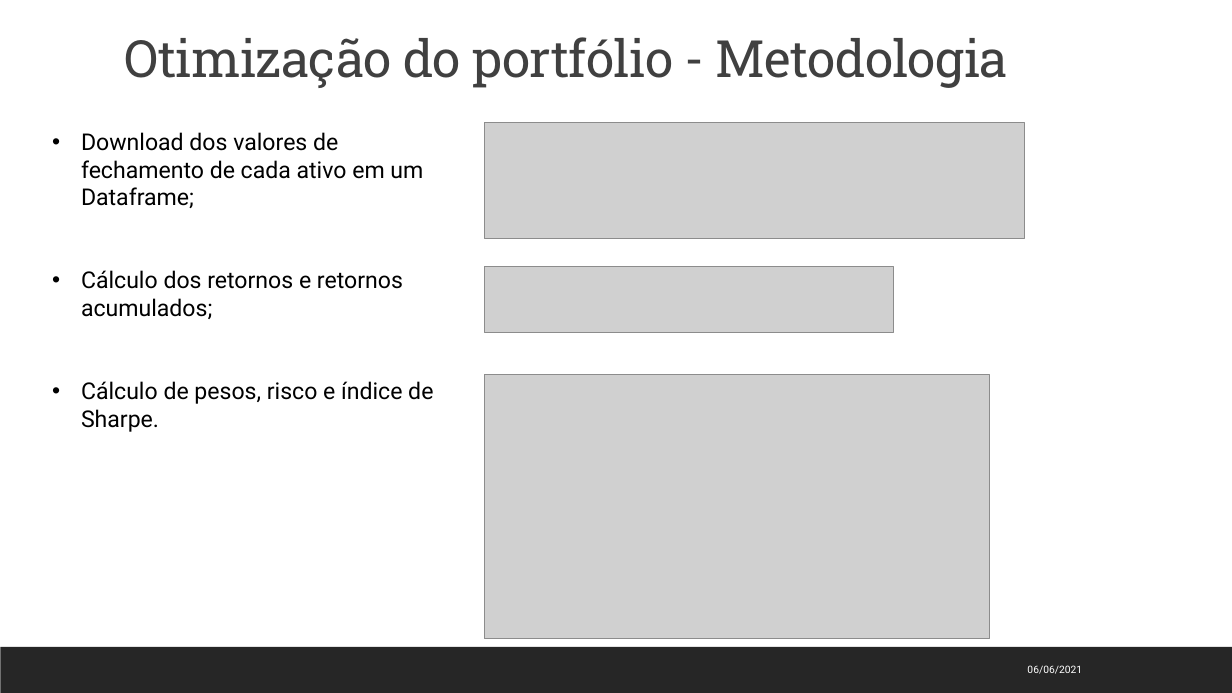
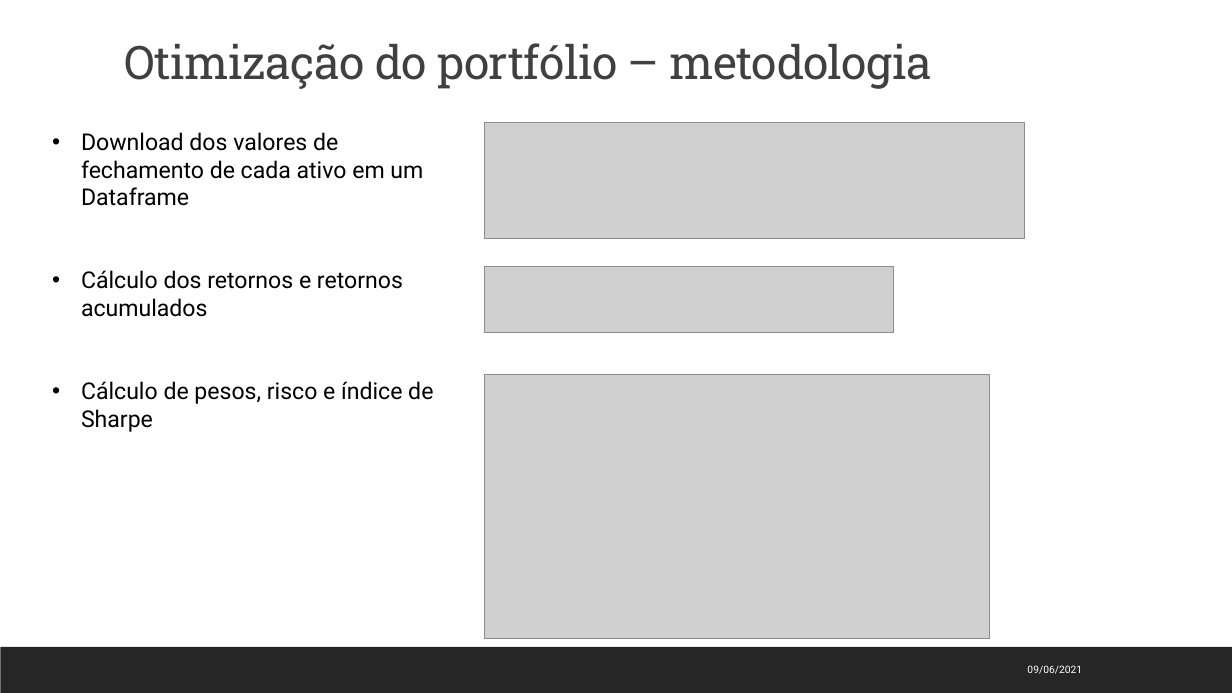
Before and after one commit to jmppsalles/Projeto_Final_AWARI, a slide deck: slide 8 of Trabalho final AWARI - João Marcos Salles - 20210610.pptx. Drawn at 1232x693 pixels with LibreOffice and Linux fonts; fonts in the diff are those of the drawing; grey boxes stand for pictures. Boxes give left, top, right and bottom in pixels: in the first picture for what was removed or moved away, otherwise in the second. Text is boxed around its words. In the diff, an @@ line names an element or a change of style, - is before the commit and + after.

```diff
--- a/Trabalho final AWARI - João Marcos Salles - 20210610.pptx
+++ b/Trabalho final AWARI - João Marcos Salles - 20210610.pptx
@@ title at (x1=125, y1=43, x2=931, y2=89): text changed; size 40 to 36 pt @@
-Otimização do portfólio - Metodologia
+Otimização do portfólio – metodologia
@@ text at (x1=81, y1=132, x2=433, y2=432): text changed @@
-• Download dos valores de fechamento de cada ativo em um Dataframe;
-• Cálculo dos retornos e retornos acumulados;
-• Cálculo de pesos, risco e índice de Sharpe.
+• Download dos valores de fechamento de cada ativo em um Dataframe
+• Cálculo dos retornos e retornos acumulados
+• Cálculo de pesos, risco e índice de Sharpe
@@ text at (x1=1027, y1=665, x2=1082, y2=674): text changed @@
-06/06/2021
+09/06/2021
```
Also in this commit, not shown: 11 other slides changed, 1 slide added.
